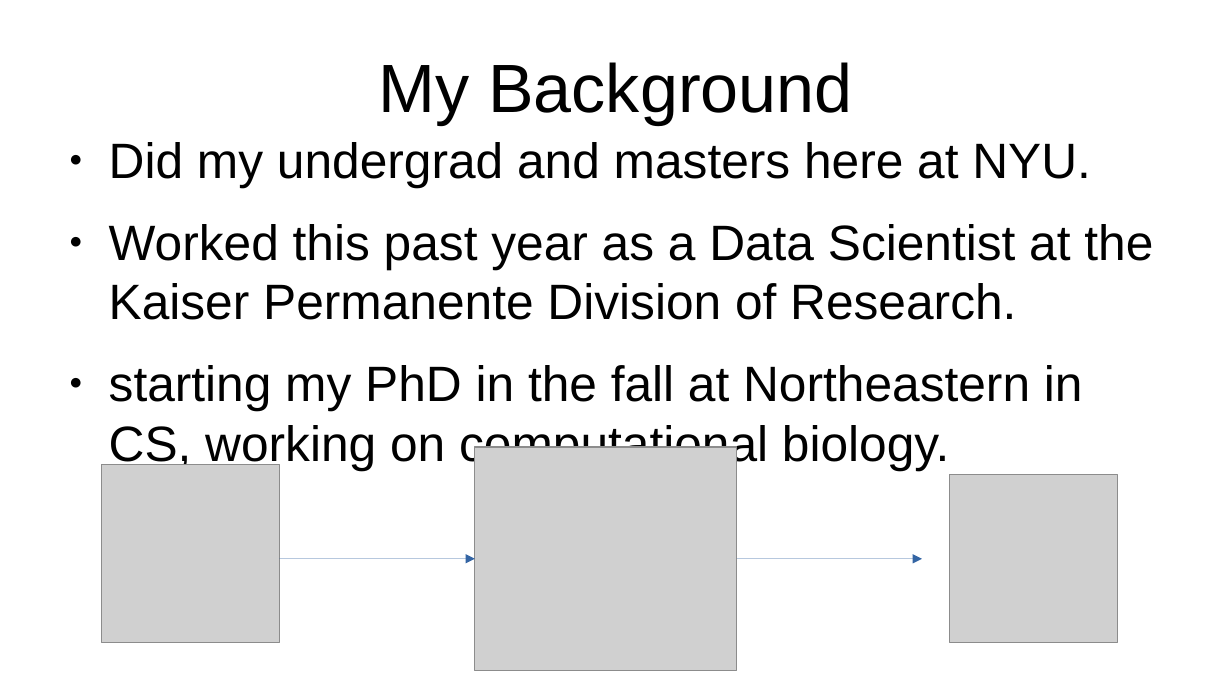
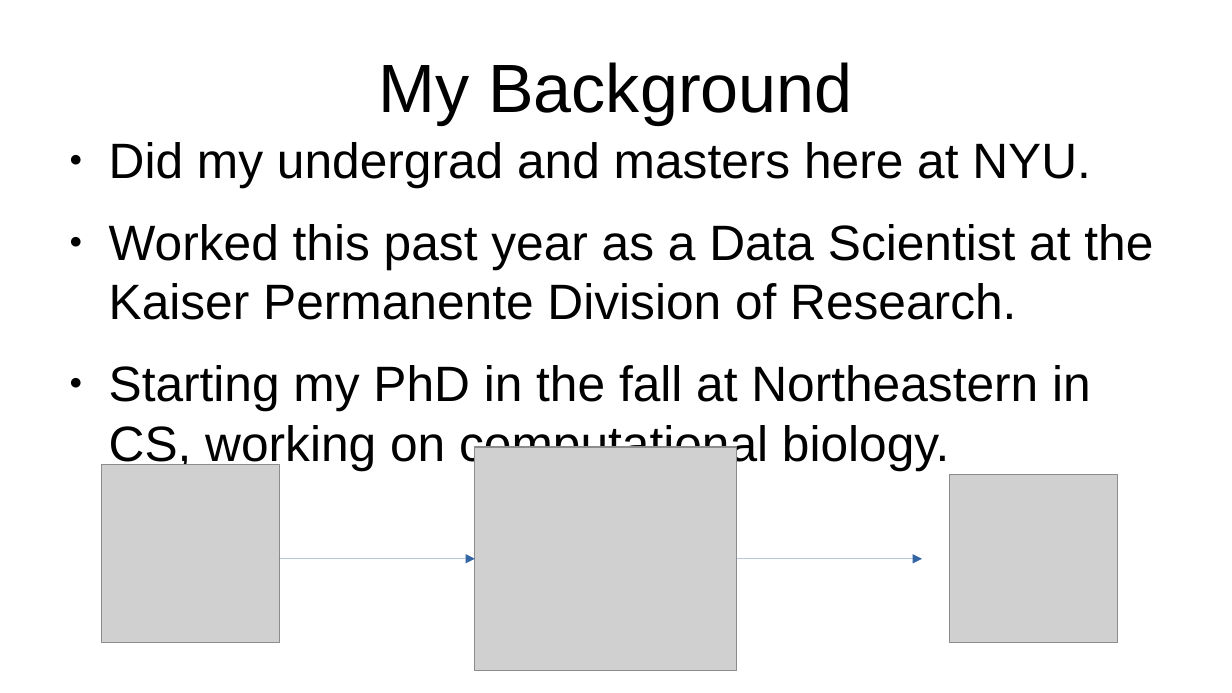
Before and after one commit to buzgalbraith/data-processing-workshop, a slide deck: slide 4 of slides/data_processing_slides.odp (slide 3 before the commit). Drawn at 1232x693 pixels with LibreOffice and Linux fonts; fonts in the diff are those of the drawing; grey boxes stand for pictures. Boxes give left, top, right and bottom in pixels: in the first picture for what was removed or moved away, otherwise in the second. Text is boxed around its words. In the diff, an @@ line names an element or a change of style, - is before the commit and + after.

```diff
--- a/slides/data_processing_slides.odp
+++ b/slides/data_processing_slides.odp
@@ text at <box>109,365,1091,470</box>: text changed @@
-● starting my PhD in the fall at Northeastern in CS, working on computational biology.
+● Starting my PhD in the fall at Northeastern in CS, working on computational biology.
```
Also in this commit, not shown: 1 other slide changed, 6 slides added, 1 other file.
